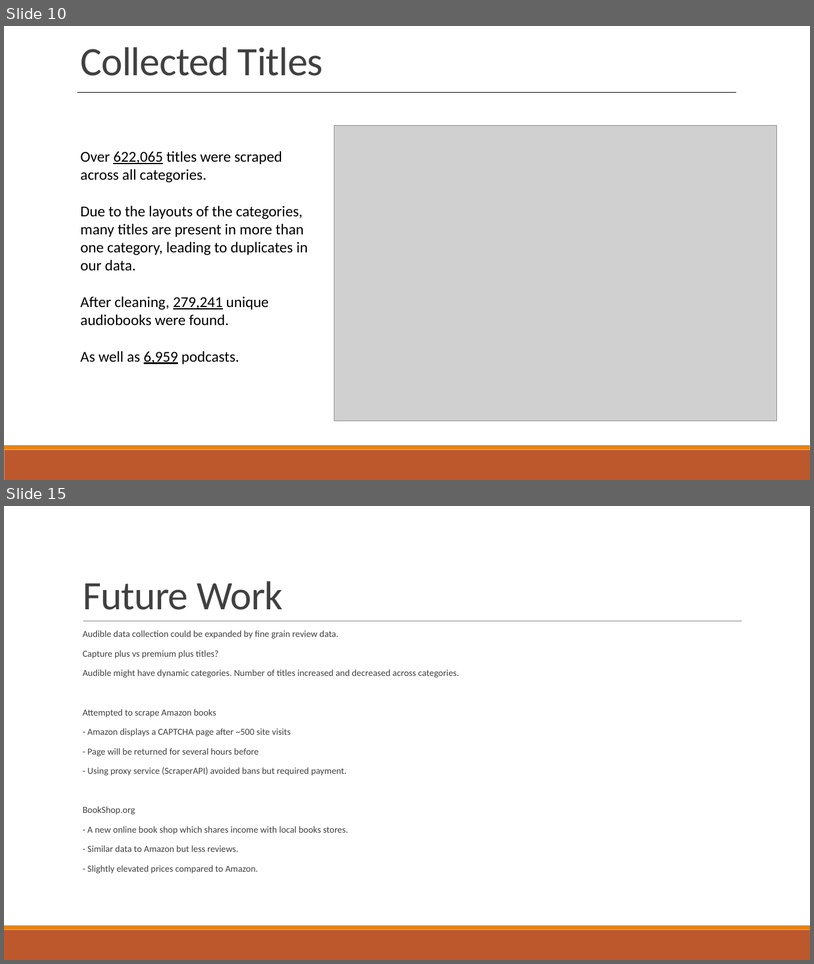
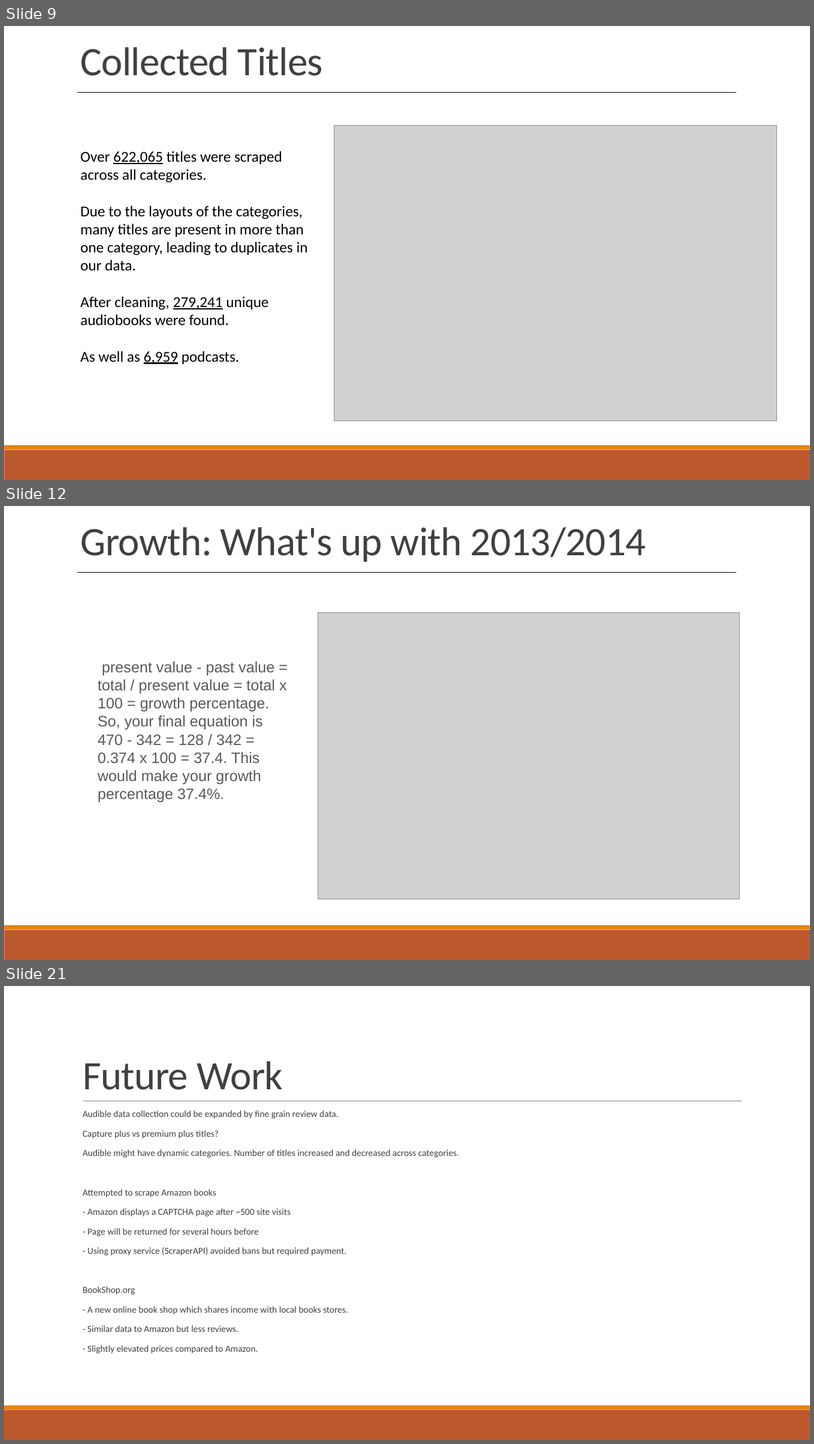
Before and after one commit to jwelch1123/finding_the_tree_in_the_forest, a slide deck: Presentation.pptx. Shown one above the other, each under a label of ours: slides 10 and 15 before the commit, slides 9, 12 and 21 after it; the slides between them are not shown. The pictures are 814x964 and 814x1444 pixels, drawn with LibreOffice and Linux fonts; fonts in the diff are those of the drawing; grey boxes stand for pictures. Boxes give left, top, right and bottom in pixels: in the first picture for what was removed or moved away, otherwise in the second. Text is boxed around its words. In the diff, an @@ line names an element or a change of style, - is before the commit and + after.

```diff
--- a/Presentation.pptx
+++ b/Presentation.pptx
@@ slide 12 added at <box>4,506,810,960</box>, background #FFFFFF; not listed: 2 template elements that a slide beside it also shows @@
@@ text added at <box>80,527,647,562</box>, 48 pt, text #404040 @@
+Growth: What's up with 2013/2014
@@ line added from (78, 572) to (737, 572), #000000 0.25 pt @@
@@ picture added at <box>318,612,740,899</box> @@
@@ text added at <box>98,661,287,802</box>, 18 pt, text #595959 @@
+present value - past value = total / present value = total x 100 = growth percentage. So, your final equation is 470 - 342 = 128 / 342 = 0.374 x 100 = 37.4. This would make your growth percentage 37.4%.
@@ what was slide 10 is now slide 9 @@
@@ what was slide 15 is now slide 21 @@
```
Also in this commit, not shown: 1 slide changed, 10 other slides added, 5 slides removed, 18 other files.
